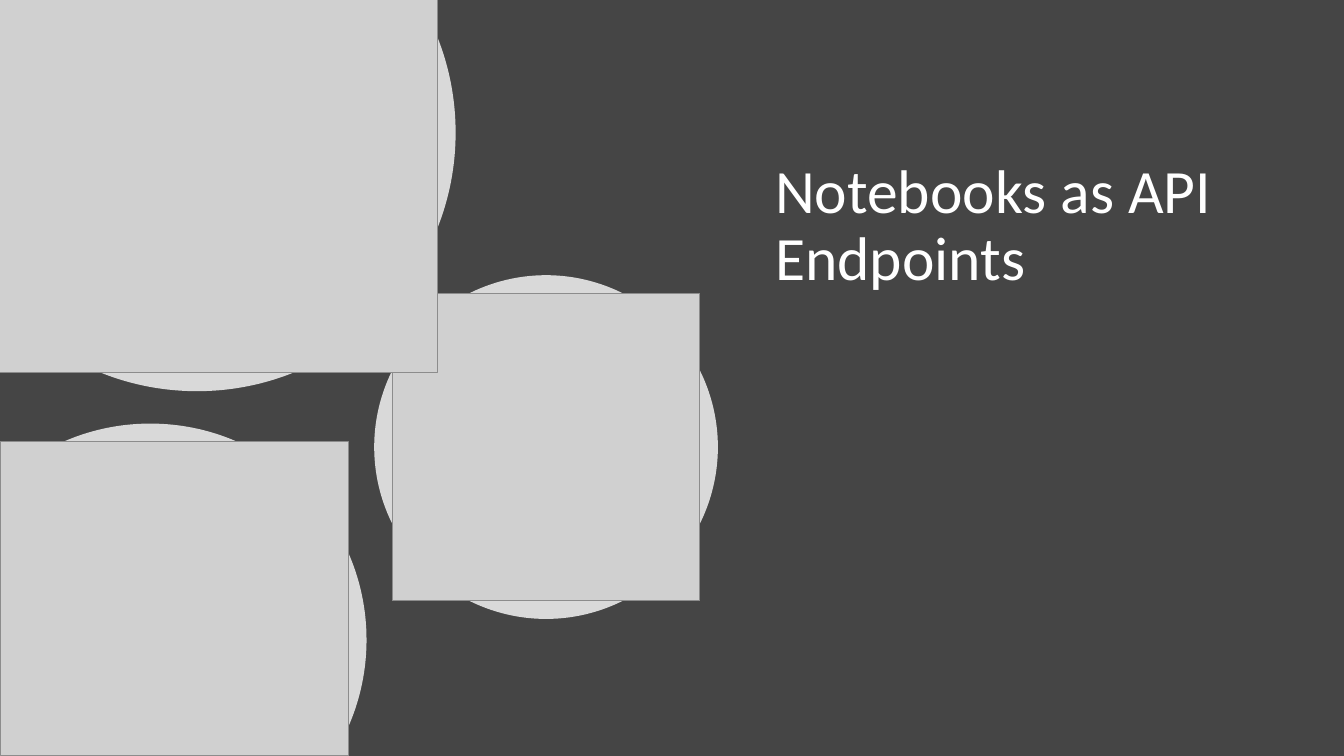
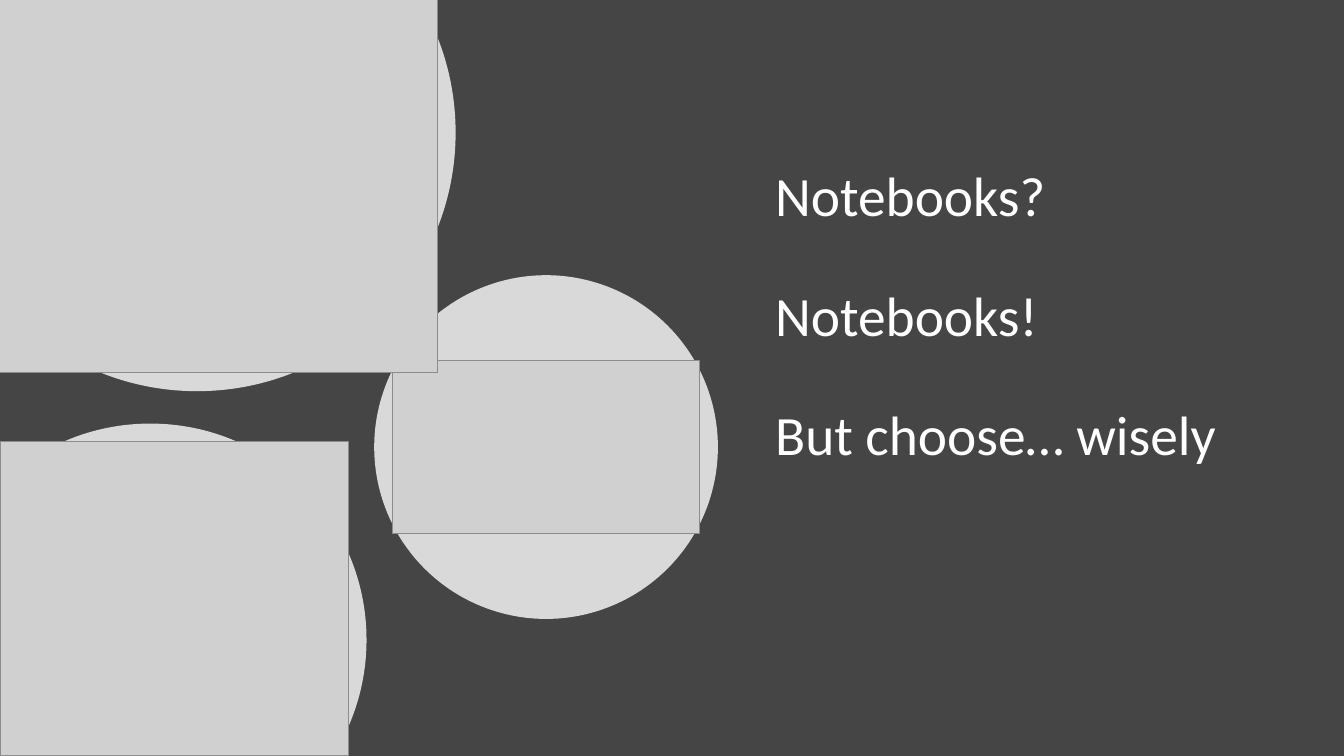
Before and after one commit to jplane/ato-databricks, a slide deck: slide 4 of Azure Databricks - Notes From the Field.pptx. Drawn at 1344x756 pixels with LibreOffice and Linux fonts; fonts in the diff are those of the drawing; grey boxes stand for pictures. Boxes give left, top, right and bottom in pixels: in the first picture for what was removed or moved away, otherwise in the second. Text is boxed around its words. In the diff, an @@ line names an element or a change of style, - is before the commit and + after.

```diff
--- a/Azure Databricks - Notes From the Field.pptx
+++ b/Azure Databricks - Notes From the Field.pptx
@@ title at (775, 177, 1215, 464): text changed; size 44 to 39.6 pt @@
-Notebooks as API Endpoints
+Notebooks?
+Notebooks!
+But choose… wisely
@@ picture: place and size @@
-picture at (392, 293, 700, 601)
+picture at (392, 361, 700, 534)
```
Also in this commit, not shown: 2 other slides changed, 1 slide added, 1 slide removed.
